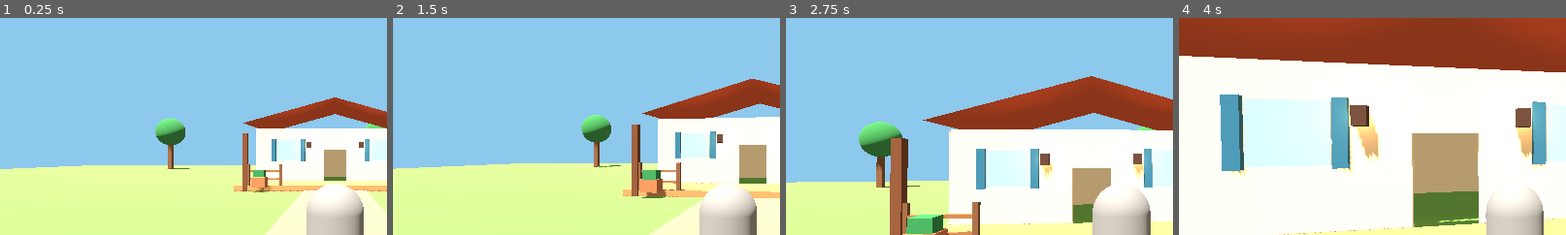
Above: before the commit, frames 1-4 (left to right).
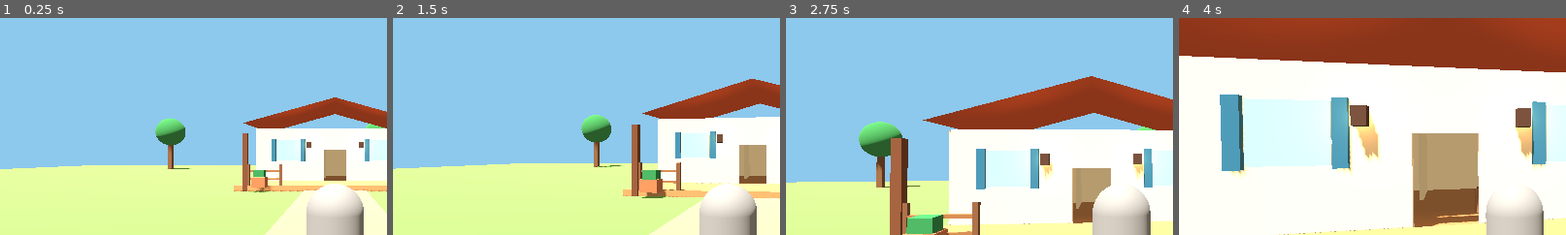
Above: after the commit, the same moments.

Repository: juniordev830/pixel-farm-seasons
Game: Godot game, scene res://main.tscn
The game is run twice, just before and just after one commit, with the same random seed, the same clock (stepped at 60 frames per second) and the same inputs.
Inputs (mouse positions are % of the whole screen's width and height, from its top left):
- Up to frame 1 (0.25 s): no input
- Up to frame 2 (1.5 s): tap Enter (ui_accept) at 0.5, 0.77 s; move the mouse to (55, 50) at 0.52 s; hold Shift 0.53-1.28 s; hold Up (ui_up) from 0.53 s (still down); move the mouse to (45, 50) at 1.27 s; tap E at 1.35 s
- Up to frame 3 (2.75 s): keep holding Up (ui_up); tap Enter (ui_accept) at 1.52 s; move the mouse to (52, 48) at 2.02 s; hold Space from 2.03 s (still down)
- Up to frame 4 (4 s): keep holding Up (ui_up); move the mouse to (49, 52) at 2.77 s; release Space at 2.78 s; tap Shift at 2.85 s; tap Enter (ui_accept) at 3.02, 3.77 s; move the mouse to (57, 51) at 3.52 s; tap E at 3.6 s
The pictures show only the part of the screen within x 7-57%, y 18-68%; the shares and areas given below are measured in that part.

The runs differ from the first frame. In frame 1, 0.1% of the frame differs, in the area x 83-90%, y 72-75%; in frame 2, 0.2%; in frame 3, 0.5%; in frame 4, 2.8%, in the area x 60-78%, y 77-97%.
Error in both runs: Invalid access to property or key 'environment' on a base object of type 'null instance'. (res://day_night_controller.gd:46)

Commit message:
feat: connect furnished farmhouse interior to open world

Diff:
--- a/godot/main.tscn
+++ b/godot/main.tscn
@@ -10,6 +10,8 @@
 
 [ext_resource type="Script" path="res://building_collision.gd" id="8"]
 
+[ext_resource type="Script" path="res://farmhouse_interior.gd" id="9"]
+
 [node name="Main" type="Node3D"]
 
 [node name="Environment" type="Node3D" parent="."]
@@ -20,6 +22,9 @@
 
 [node name="FarmhouseDetails" type="Node3D" parent="."]
 script = ExtResource("7")
+
+[node name="FarmhouseInterior" type="Node3D" parent="."]
+script = ExtResource("9")
 
 [node name="GroundCollision" type="StaticBody3D" parent="."]
 script = ExtResource("4")
Not shown: 1 places in godot/main.tscn that only renumber resources
